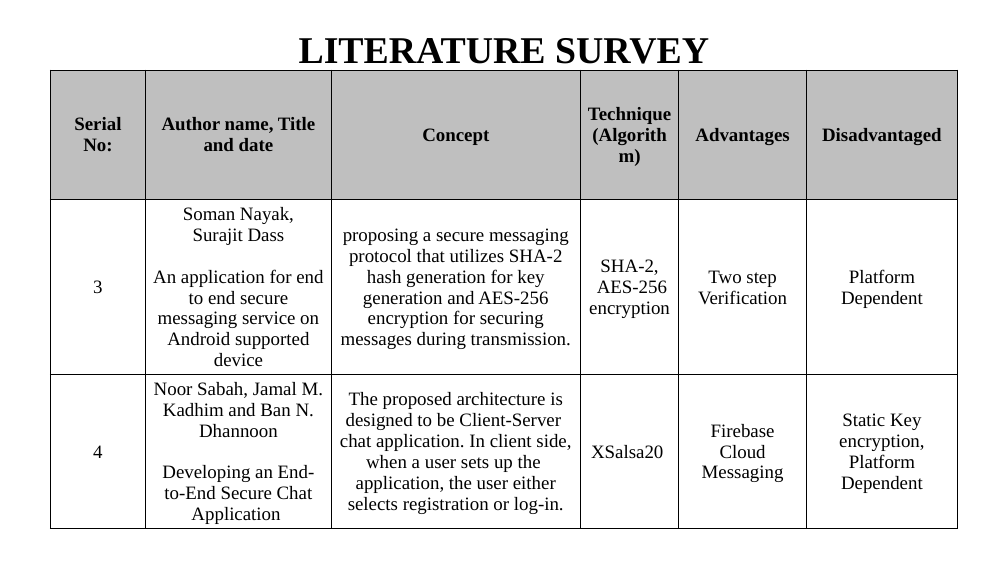
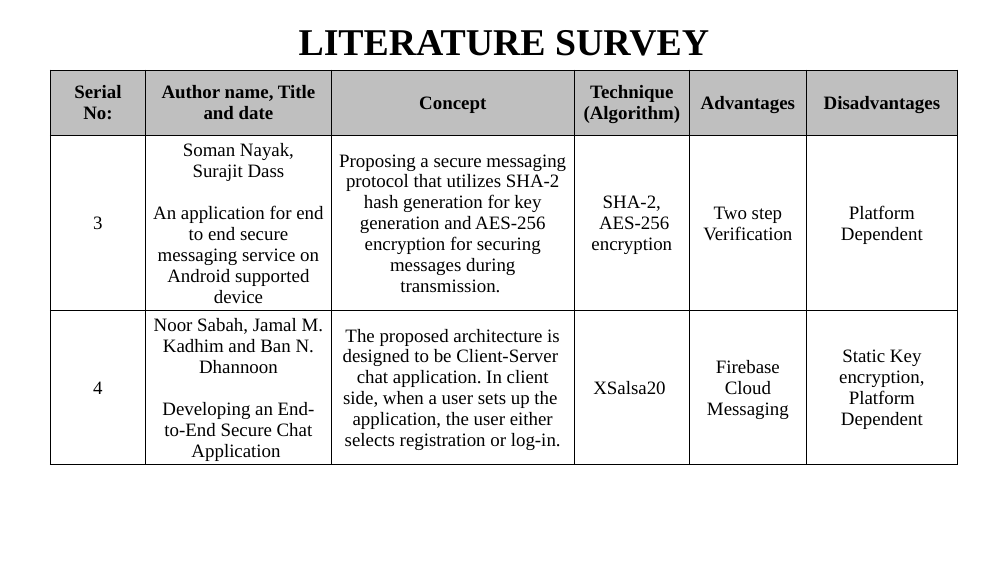
Before and after one commit to i-am-smf/Secure-Chat-using-Blockchain, a slide deck: slide 3 of DOCS/Literature_Survey.pptx (slide 2 before the commit). Drawn at 1008x567 pixels with LibreOffice and Linux fonts; fonts in the diff are those of the drawing. Boxes give left, top, right and bottom in pixels: in the first picture for what was removed or moved away, otherwise in the second. Text is boxed around its words. In the diff, an @@ line names an element or a change of style, - is before the commit and + after.

```diff
--- a/DOCS/Literature_Survey.pptx
+++ b/DOCS/Literature_Survey.pptx
@@ text "LITERATURE SURVEY" rewrapped from box(299, 38, 709, 71) to box(299, 30, 709, 56) @@
@@ table at box(51, 70, 959, 492) @@
-row 1, column 6: Disadvantaged
+row 1, column 6: Disadvantages
-row 2, column 3: proposing a secure messaging protocol that utilizes SHA-2 hash generation for key generation and AES-256 encryption for securing messages during transmission.
+row 2, column 3: Proposing a secure messaging protocol that utilizes SHA-2 hash generation for key generation and AES-256 encryption for securing messages during transmission.
```
Also in this commit, not shown: 4 other slides changed, 1 slide added, 12 other files.
